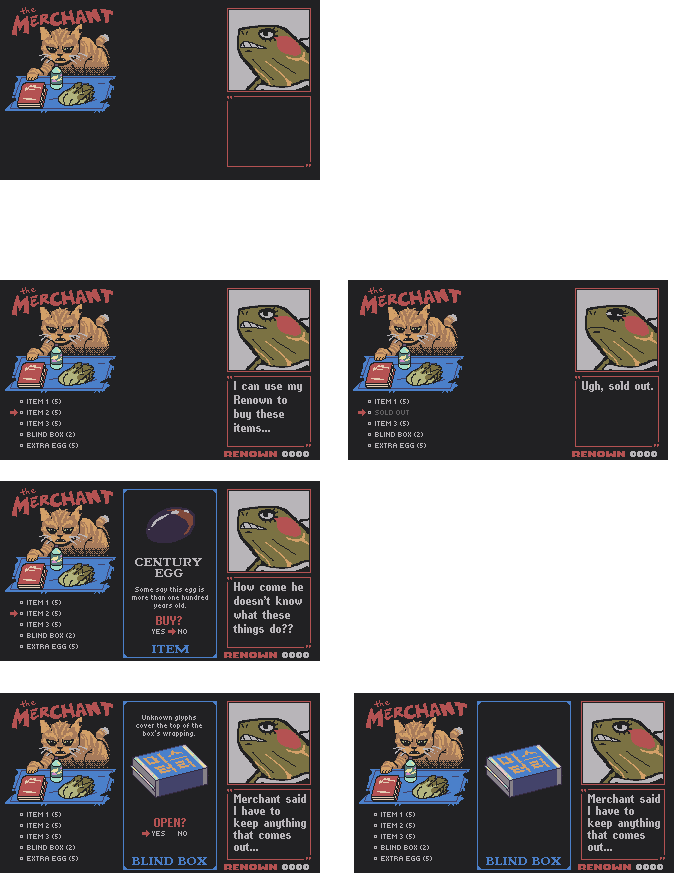
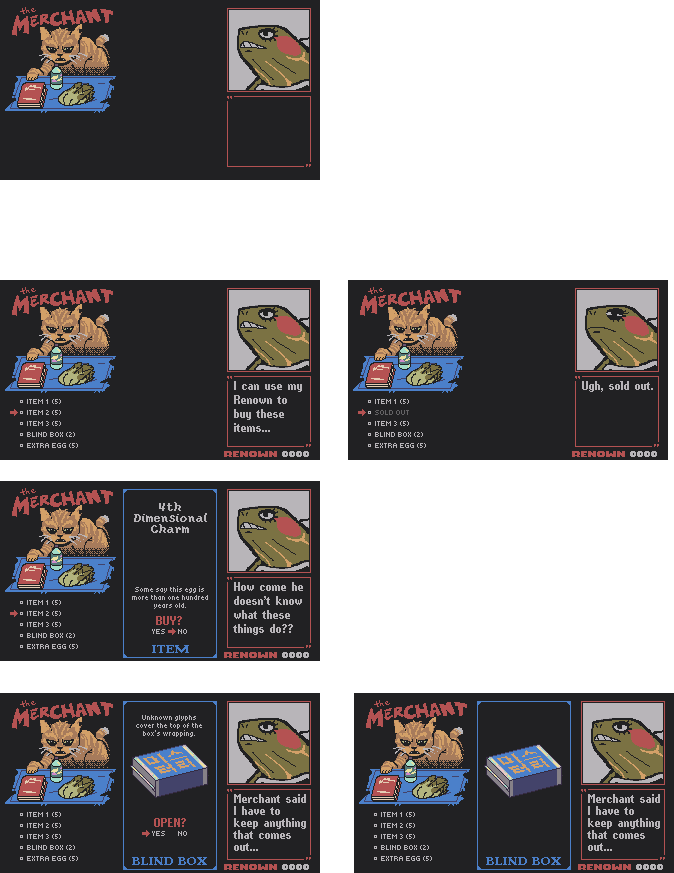
Layered file, before and after one edit (674px x 873px). Changes by layer:
renamed "CENTURY EGG" to "4th Dimensional Charm", painted on it over [134, 502, 207, 577]
hid "Layer 10" over [146, 507, 195, 543]